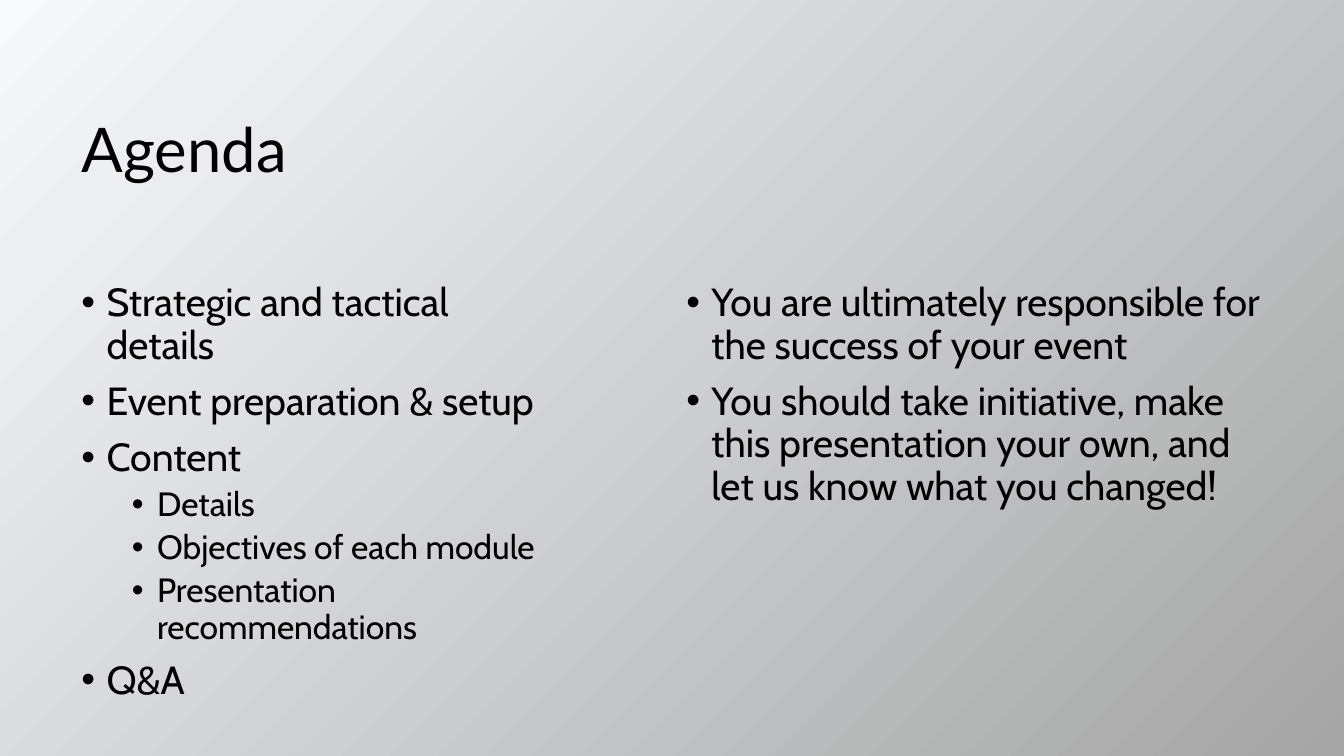
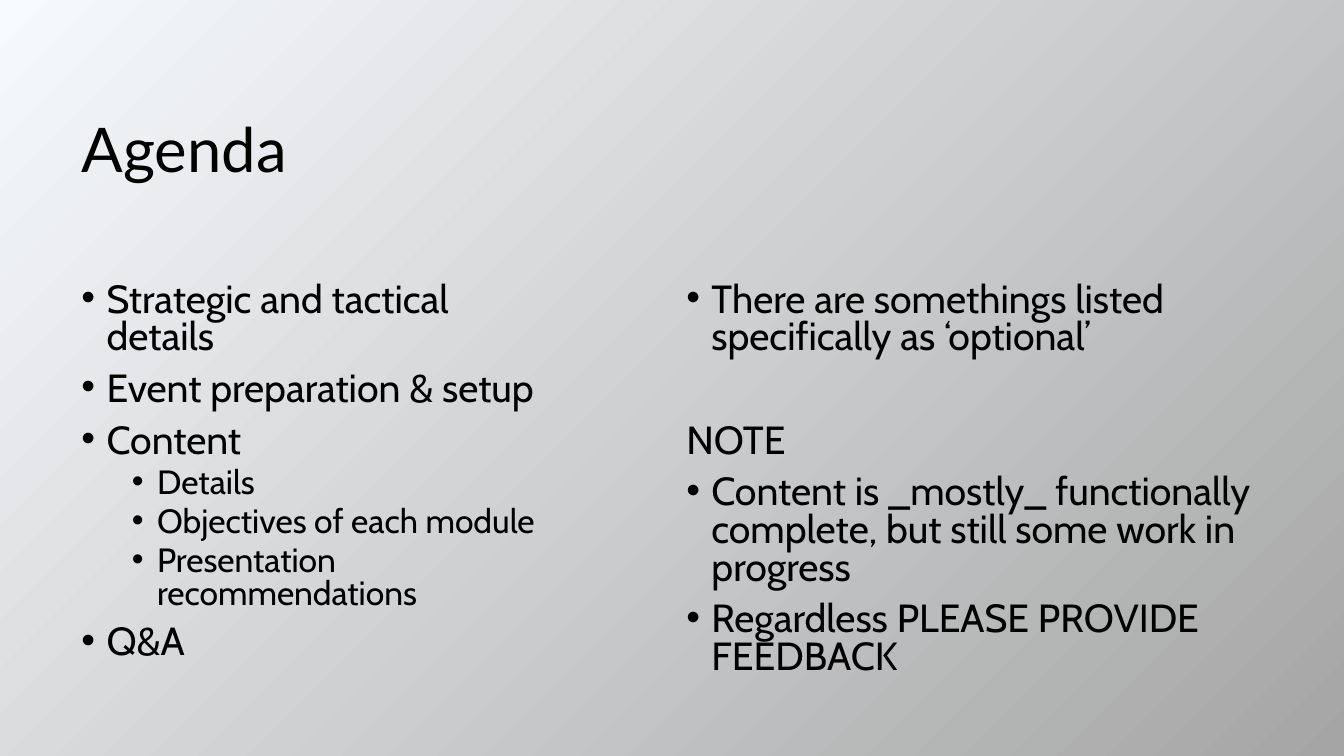
Before and after one commit to evangelism/WinDevWorkshop, a slide deck: slide 2 of 10.08.15.Train the Trainer.pptx. Drawn at 1344x756 pixels with LibreOffice and Linux fonts; fonts in the diff are those of the drawing. Boxes give left, top, right and bottom in pixels: in the first picture for what was removed or moved away, otherwise in the second. Text is boxed around its words. In the diff, an @@ line names an element or a change of style, - is before the commit and + after.

```diff
--- a/10.08.15.Train the Trainer.pptx
+++ b/10.08.15.Train the Trainer.pptx
@@ text "Strategic and tactical details" at <box>107,283,535,656</box>: line spacing 0.9 to 0.8 @@
@@ text at <box>686,283,1250,671</box>: text changed @@
-• You are ultimately responsible for the success of your event
-• You should take initiative, make this presentation your own, and let us know what you changed!
+• There are somethings listed specifically as ‘optional’
+NOTE
+• Content is _mostly_ functionally complete, but still some work in progress
+• Regardless PLEASE PROVIDE FEEDBACK
```
Also in this commit, not shown: 7 other slides changed, 1 slide added, 1 slide removed.
